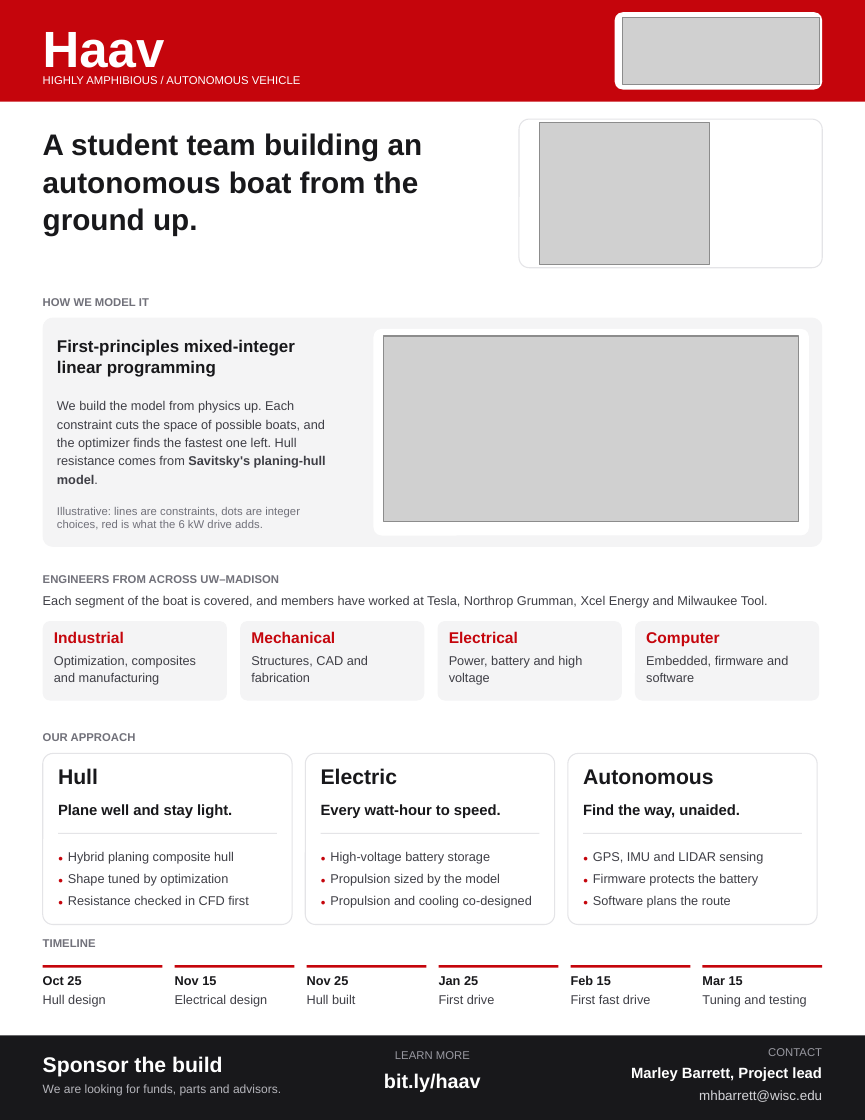
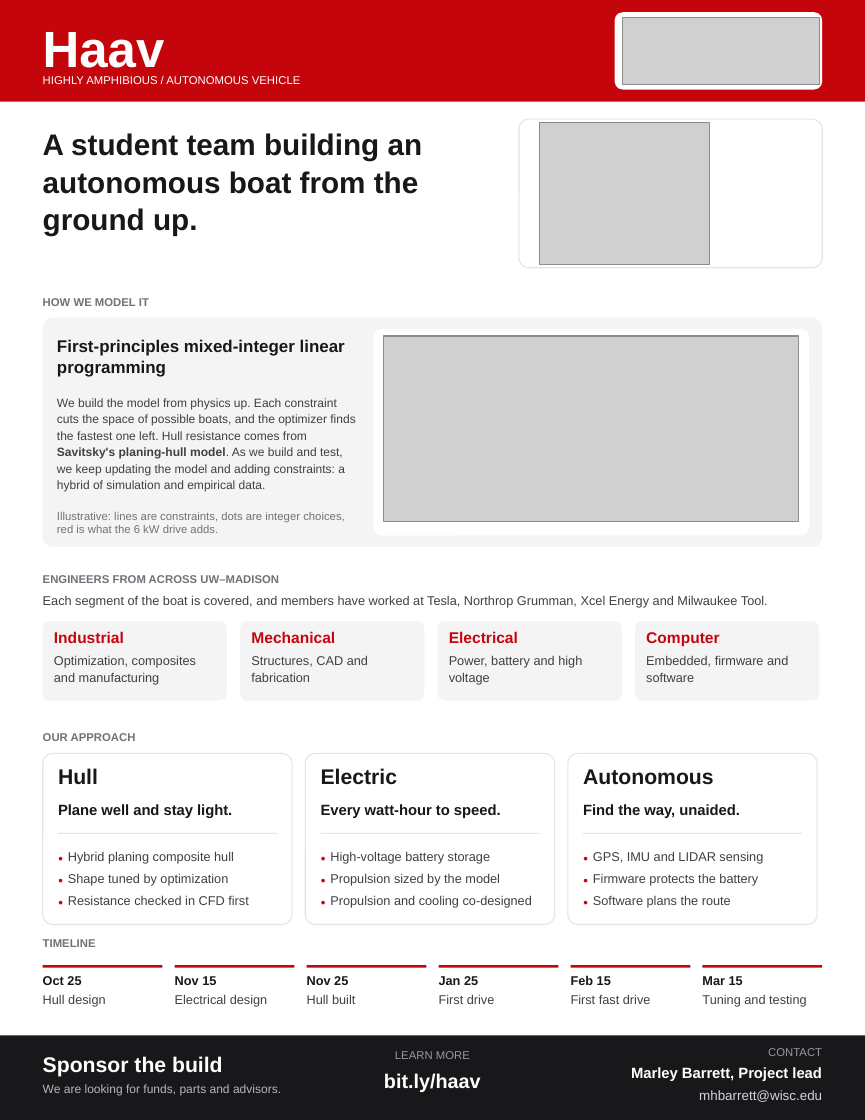
Before and after one commit to MarMar888/hav, a slide deck: slide 1 of dashboard/public/haav-handout.pptx. Drawn at 865x1120 pixels with LibreOffice and Linux fonts; fonts in the diff are those of the drawing; grey boxes stand for pictures. Boxes give left, top, right and bottom in pixels: in the first picture for what was removed or moved away, otherwise in the second. Text is boxed around its words. In the diff, an @@ line names an element or a change of style, - is before the commit and + after.

```diff
--- a/dashboard/public/haav-handout.pptx
+++ b/dashboard/public/haav-handout.pptx
@@ text "First-principles mixed-integer linear programming" rewrapped from (57,339,295,377) to (57,339,345,377) @@
@@ text at (57,398,355,492): text changed; size 9 to 8.5 pt @@
-We build the model from physics up. Each constraint cuts the space of possible boats, and the optimizer finds the fastest one left. Hull resistance comes from Savitsky's planing-hull model.
+We build the model from physics up. Each constraint cuts the space of possible boats, and the optimizer finds the fastest one left. Hull resistance comes from Savitsky's planing-hull model. As we build and test, we keep updating the model and adding constraints: a hybrid of simulation and empirical data.
@@ text "Illustrative: lines are constraints, dots ..." rewrapped from (57,507,300,529) to (57,512,345,533) @@
```
Also in this commit, not shown: 3 other files.
